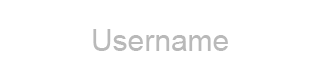
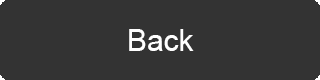
Two versions of the same layered image (320x80). Layer-by-layer changes:
renamed "User Name" to "Confirm", hid it, painted on it over (x1=93, y1=29, x2=228, y2=51)
renamed "Password" to "Back", showed it, painted on it over (x1=96, y1=29, x2=225, y2=51)
removed layer "TextButton" over (x1=0, y1=0, x2=320, y2=80)
showed "Button_Up" over (x1=0, y1=0, x2=320, y2=80)
